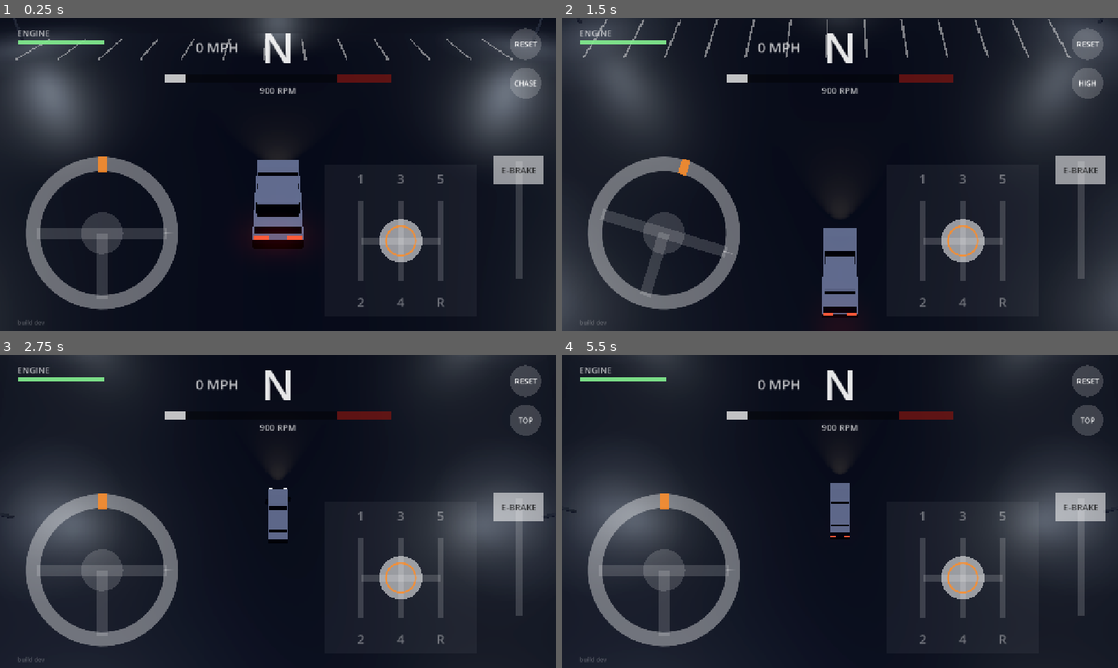
Above: before the commit, frames 1-4 (two rows, left to right).
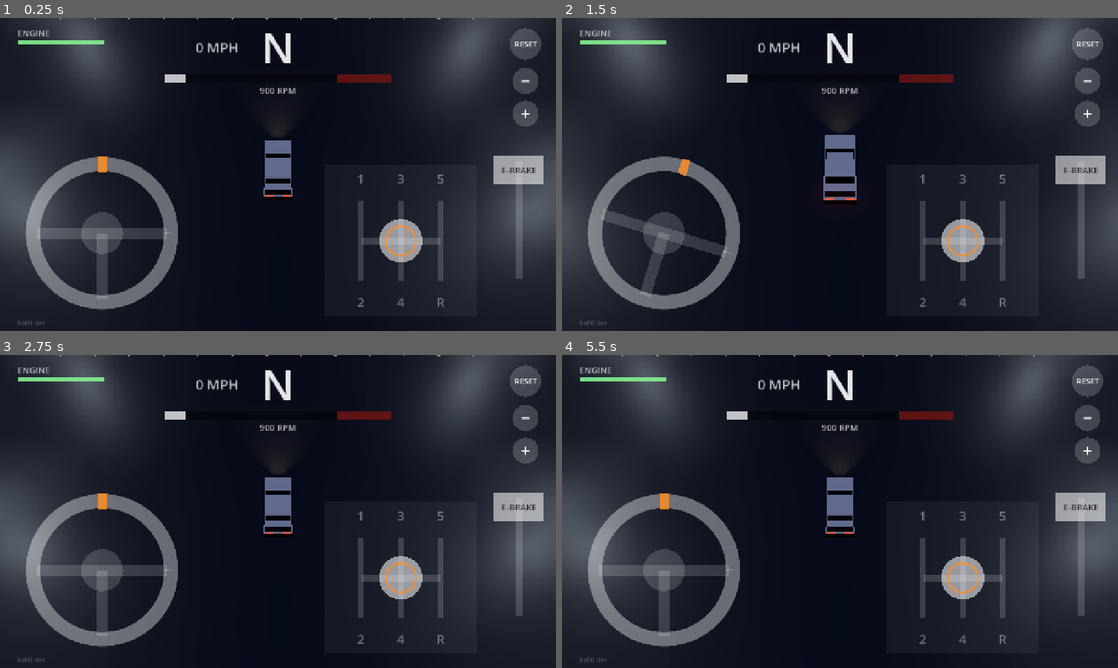
Above: after the commit, the same moments.

Repository: StoneColdOS/stick-drift
Game: Godot game, scene res://scenes/main.tscn
Two runs of this game, one before a commit and one after it. Both use one fixed random seed, a clock stepped at 60 frames per second and the inputs below.
Inputs (mouse positions are in pixels of both pictures, inside the frame that each line leads up to):
- Up to frame 1 (0.25 s): no input
- Up to frame 2 (1.5 s): tap Enter (reset) at 0.5 s; move the mouse to (962, 158) at 0.52 s; hold D (steer_right) 0.53-1.25 s; tap C (camera, bound only before the commit) at 0.6 s; click (962, 158) at 0.67 s; tap = (zoom_in, bound only after the commit) at 0.8 s; drag from (728, 190) to (812, 237) at 1.27 s
- Up to frame 3 (2.75 s): move the mouse to (333, 442) at 2.02 s; hold D (steer_right) from 2.03 s (still down); tap - (zoom_out, bound only after the commit) at 2.1 s; click (333, 442) at 2.17 s; tap C (camera, bound only before the commit) at 2.3 s
- Up to frame 4 (5.5 s): release D (steer_right) at 2.75 s; drag from (812, 574) to (673, 464) at 2.77 s; tap Enter (reset) at 3.5, 4.15, 5 s; move the mouse to (1006, 558) at 3.52 s; hold A (steer_left) 3.53-4.25 s; tap N (gear_n) at 3.6 s; click (1006, 558) at 3.67 s; tap - (zoom_out, bound only after the commit) at 3.8 s; drag from (673, 464) to (756, 433) at 4.27 s; move the mouse to (867, 511) at 5.02 s; hold Space (ebrake) from 5.03 s (still down); tap = (zoom_in, bound only after the commit) at 5.1 s; click (867, 511) at 5.17 s

The runs differ from the first frame. In frame 1, 21% of the frame differs, in the area x 0-100%, y 0-79%; in frame 2, 10%; in frame 3, 9.8%; in frame 4, 11%.

Commit message:
Higher Over the Hill-style camera with pinch and button zoom; fix black smoke blob
- One camera that blends from close (44°) to far and nearly top-down (68°)
- Pinch on empty screen, -/+ buttons, mouse wheel, gamepad Y/X; zoom is saved
- Idle smoke particles were drawing as black quads under the car
  (billboard without keep_scale); fixed, and smoke now scales properly

Co-Authored-By: Claude Opus 5.5 <noreply@anthropic.com>
Claude-Session: https://claude.ai/code/session_01X5D3N9oUK59uFhYSHv3wU5

Diff:
--- a/scripts/car_model.gd
+++ b/scripts/car_model.gd
@@ -64,7 +64,7 @@
 	beam.shadow_enabled = false
 	add_child(beam)
 
-	var smoke := Color(0.78, 0.78, 0.82, 0.3)
+	var smoke := Color(0.8, 0.8, 0.84, 0.35)
 	tire_smoke.append(_smoke(Vector3(-0.8, 0.3, -car.rear_axle), smoke, 2.2))
 	tire_smoke.append(_smoke(Vector3(0.8, 0.3, -car.rear_axle), smoke, 2.2))
 	engine_smoke = _smoke(Vector3(0, 1.0, -1.6), Color(0.22, 0.22, 0.24, 0.55), 1.6)
@@ -103,6 +103,7 @@
 	m.shading_mode = BaseMaterial3D.SHADING_MODE_UNSHADED
 	m.transparency = BaseMaterial3D.TRANSPARENCY_ALPHA
 	m.billboard_mode = BaseMaterial3D.BILLBOARD_PARTICLES
+	m.billboard_keep_scale = true  # without this, idle particles render as full-size black quads
 	m.vertex_color_use_as_albedo = true
 	m.albedo_texture = Util.soft_circle()
 	quad.material = m
@@ -114,15 +115,18 @@
 	p.initial_velocity_min = 0.3
 	p.initial_velocity_max = 1.2
 	p.gravity = Vector3(0, 0.3, 0)
-	p.scale_amount_min = 0.6
-	p.scale_amount_max = 1.0
+	p.scale_amount_min = 1.2
+	p.scale_amount_max = 2.0
 	var grow := Curve.new()
 	grow.add_point(Vector2(0, 0.5))
 	grow.add_point(Vector2(1, 1))
 	p.scale_amount_curve = grow
+	p.color = color
 	var fade := Gradient.new()
-	fade.set_color(0, color)
-	fade.set_color(1, Color(color.r, color.g, color.b, 0.0))
+	fade.set_offset(0, 0.0)
+	fade.set_offset(1, 1.0)
+	fade.set_color(0, Color(1, 1, 1, 1))
+	fade.set_color(1, Color(1, 1, 1, 0))
 	p.color_ramp = fade
 	return p
 
--- a/scripts/chase_camera.gd
+++ b/scripts/chase_camera.gd
@@ -1,38 +1,48 @@
 extends Camera3D
-## Chase cam with a few angles (the CAM button cycles them). It turns toward where the car is
-## *going* (its velocity), so in a drift you see the car swing sideways while the road ahead
-## stays in view. The car sits low on screen so most of the view is road ahead.
+## High third-person chase cam (think Over the Hill) with smooth zoom.
+## zoom 0 = close and a little lower, zoom 1 = far and nearly top-down. Pinch, the +/- buttons,
+## the mouse wheel or the gamepad's Y/X change it, and it's remembered between sessions.
+## It turns toward where the car is *going* (its velocity), so in a drift you see the car swing
+## sideways while the road ahead stays in view.
 
-const VIEWS := [
-	{"name": "CHASE", "pitch": 36.0, "distance": 16.0, "ahead": 0.3, "max_ahead": 7.0, "lift": 3.0, "rotate": true},
-	{"name": "HIGH", "pitch": 55.0, "distance": 22.0, "ahead": 0.5, "max_ahead": 12.0, "lift": 6.0, "rotate": true},
-	{"name": "TOP", "pitch": 80.0, "distance": 30.0, "ahead": 0.45, "max_ahead": 12.0, "lift": 0.0, "rotate": false},
-]
+const SAVE_PATH := "user://camera.cfg"
+const CLOSE := {"pitch": 44.0, "distance": 13.0}
+const FAR := {"pitch": 68.0, "distance": 42.0}
 
 var car  ## car.gd
-var view := 0
-var speed_zoom := 0.12
+var zoom := 0.45                 ## 0..1
+var look_ahead := 0.35
+var max_look_ahead := 9.0
+var speed_zoom := 0.1
 var follow_sharpness := 6.0
 var yaw_sharpness := 2.6
 
+var _zoom_smooth := 0.45
 var _yaw := 0.0
 var _focus := Vector3.ZERO
 
 
 func _ready() -> void:
-	fov = 45.0
+	fov = 42.0
 	near = 0.3
-	far = 300.0
+	far = 400.0
+	var cfg := ConfigFile.new()
+	if cfg.load(SAVE_PATH) == OK:
+		zoom = clampf(cfg.get_value("camera", "zoom", zoom), 0.0, 1.0)
+	_zoom_smooth = zoom
 	if car:
 		snap()
 
 
-func view_name() -> String:
-	return VIEWS[view].name
+## Positive = zoom out (farther, higher).
+func zoom_by(amount: float) -> void:
+	zoom = clampf(zoom + amount, 0.0, 1.0)
 
 
-func cycle() -> void:
-	view = (view + 1) % VIEWS.size()
+func save() -> void:
+	var cfg := ConfigFile.new()
+	cfg.set_value("camera", "zoom", zoom)
+	cfg.save(SAVE_PATH)
 
 
 func snap() -> void:
@@ -44,28 +54,23 @@
 func _process(dt: float) -> void:
 	if car == null:
 		return
-	var cfg: Dictionary = VIEWS[view]
+	_zoom_smooth = lerpf(_zoom_smooth, zoom, 1.0 - exp(-10.0 * dt))
 	var v: Vector3 = car.linear_velocity
 	v.y = 0.0
 
-	# Aim ahead of the car: along its velocity, plus a fixed lift in the direction we're facing,
-	# so the car sits in the lower part of the screen.
-	var heading := Vector3(-sin(_yaw), 0.0, -cos(_yaw))
-	var ahead: Vector3 = (v * float(cfg.ahead)).limit_length(cfg.max_ahead) + heading * float(cfg.lift)
+	var ahead := (v * look_ahead).limit_length(max_look_ahead)
 	_focus = _focus.lerp(car.global_position + ahead, 1.0 - exp(-follow_sharpness * dt))
 
-	if cfg.rotate:
-		var target_yaw: float = car.global_rotation.y
-		if v.length() > 3.0 and car.forward_speed > 0.0:
-			target_yaw = atan2(-v.x, -v.z)
-		_yaw = lerp_angle(_yaw, target_yaw, 1.0 - exp(-yaw_sharpness * dt))
-	else:
-		_yaw = lerp_angle(_yaw, 0.0, 1.0 - exp(-yaw_sharpness * dt))
+	var target_yaw: float = car.global_rotation.y
+	if v.length() > 3.0 and car.forward_speed > 0.0:
+		target_yaw = atan2(-v.x, -v.z)
+	_yaw = lerp_angle(_yaw, target_yaw, 1.0 - exp(-yaw_sharpness * dt))
 	_place(v.length())
 
 
 func _place(spd: float) -> void:
-	var cfg: Dictionary = VIEWS[view]
-	var b := Basis.from_euler(Vector3(deg_to_rad(-float(cfg.pitch)), _yaw, 0.0))
-	var d: float = float(cfg.distance) + spd * speed_zoom
+	var z := _zoom_smooth
+	var pitch := lerpf(CLOSE.pitch, FAR.pitch, z)
+	var d := lerpf(CLOSE.distance, FAR.distance, z) + spd * speed_zoom
+	var b := Basis.from_euler(Vector3(deg_to_rad(-pitch), _yaw, 0.0))
 	global_transform = Transform3D(b, _focus + b.z * d)
--- a/scripts/main.gd
+++ b/scripts/main.gd
@@ -3,8 +3,9 @@
 ## the touch controls and the HUD.
 ##
 ## Keyboard (for testing on the Mac): A/D or arrows steer, 1-5 gears, N or 0 neutral, R reverse,
-## Space e-brake, Enter reset. You can also click and drag the on-screen controls with the mouse.
-## Gamepad (Thor): left stick steers, R1/L1 shift up/down, B or L2 e-brake, Start resets.
+## Space e-brake, Enter reset, - and = zoom (or the mouse wheel). You can also drag the on-screen
+## controls with the mouse.
+## Gamepad (Thor): left stick steers, R1/L1 shift up/down, B or L2 e-brake, Y/X zoom, Start resets.
 
 const CarScript := preload("res://scripts/car.gd")
 const CarModel := preload("res://scripts/car_model.gd")
@@ -93,7 +94,7 @@
 	env.ambient_light_energy = 1.0
 	env.fog_enabled = true
 	env.fog_light_color = NIGHT_SKY
-	env.fog_density = 0.006
+	env.fog_density = 0.004
 	env.glow_enabled = true
 	env.glow_intensity = 0.7
 	env.glow_bloom = 0.05
@@ -126,14 +127,29 @@
 		var i := SEQUENCE.find(input.gear)
 		i += 1 if Input.is_action_just_pressed("shift_up") else -1
 		touch.snap_to_gear(SEQUENCE[clampi(i, 0, SEQUENCE.size() - 1)])
-	if Input.is_action_just_pressed("camera"):
-		camera.cycle()
+	if Input.is_action_just_pressed("zoom_out"):
+		camera.zoom_by(0.15)
+		camera.save()
+	if Input.is_action_just_pressed("zoom_in"):
+		camera.zoom_by(-0.15)
+		camera.save()
 	if Input.is_action_just_pressed("reset"):
 		if car.motor.is_blown():
 			car.repair_engine()
 		else:
 			car.reset_to_spawn()
 			touch.snap_to_gear(0)
+
+
+func _unhandled_input(event: InputEvent) -> void:
+	# Mouse wheel zoom (for testing on the Mac).
+	if event is InputEventMouseButton and event.pressed:
+		if event.button_index == MOUSE_BUTTON_WHEEL_UP:
+			camera.zoom_by(-0.05)
+			camera.save()
+		elif event.button_index == MOUSE_BUTTON_WHEEL_DOWN:
+			camera.zoom_by(0.05)
+			camera.save()
 
 
 func _setup_actions() -> void:
@@ -145,7 +161,8 @@
 	_key("gear_n", [KEY_N, KEY_0])
 	_key("gear_r", [KEY_R])
 	_key("reset", [KEY_ENTER])
-	_key("camera", [KEY_C])
+	_key("zoom_out", [KEY_MINUS])
+	_key("zoom_in", [KEY_EQUAL])
 	_key("shift_up", [])
 	_key("shift_down", [])
 
@@ -156,7 +173,8 @@
 	_button("shift_up", JOY_BUTTON_RIGHT_SHOULDER)
 	_button("shift_down", JOY_BUTTON_LEFT_SHOULDER)
 	_button("reset", JOY_BUTTON_START)
-	_button("camera", JOY_BUTTON_Y)
+	_button("zoom_out", JOY_BUTTON_Y)
+	_button("zoom_in", JOY_BUTTON_X)
 
 
 func _ensure(action: String) -> void:
--- a/scripts/touch_controls.gd
+++ b/scripts/touch_controls.gd
@@ -3,7 +3,8 @@
 ##   Bottom-left:  steering wheel. Put a thumb on it and twist; let go and it spins back to center.
 ##   Bottom-right: H-pattern shifter. Drag the knob through the gate.
 ##   Far right:    e-brake lever. Pull it down; it springs back up.
-##   Top-right:    RESET. Center (when the engine's blown): NEW ENGINE.
+##   Top-right:    RESET, then zoom out (-) and in (+). Pinch anywhere empty to zoom too.
+##   Center (when the engine's blown): NEW ENGINE.
 ## Everything is semi-transparent white so the night scene shows through.
 
 const Gate := preload("res://scripts/shifter_gate.gd")
@@ -35,7 +36,9 @@
 var lever_x := 0.0
 var lever_top := 0.0
 var reset_pos := Vector2.ZERO
-var cam_pos := Vector2.ZERO
+var zoom_out_pos := Vector2.ZERO
+var zoom_in_pos := Vector2.ZERO
+var free_fingers := {}  ## fingers not on a control, for pinch zoom
 var engine_btn := Rect2()
 
 # Wheel
@@ -70,7 +73,8 @@
 	lever_top = s.y - 80 - LEVER_TRAVEL - 60
 	shifter_center = Vector2(s.x - 210 - UNIT * 1.6, s.y - 60 - UNIT * 1.6)
 	reset_pos = Vector2(s.x - 70, 60)
-	cam_pos = Vector2(s.x - 70, 150)
+	zoom_out_pos = Vector2(s.x - 70, 145)
+	zoom_in_pos = Vector2(s.x - 70, 220)
 	engine_btn = Rect2(s.x / 2 - 170, s.y / 2 + 40, 340, 80)
 	queue_redraw()
 
@@ -97,9 +101,10 @@
 	if car and car.motor.is_blown() and engine_btn.has_point(pos):
 		car.repair_engine()
 		return
-	if pos.distance_to(cam_pos) < 45:
+	if pos.distance_to(zoom_out_pos) < 38 or pos.distance_to(zoom_in_pos) < 38:
 		if camera:
-			camera.cycle()
+			camera.zoom_by(0.15 if pos.distance_to(zoom_out_pos) < 38 else -0.15)
+			camera.save()
 		return
 	if pos.distance_to(reset_pos) < 45:
 		if car:
@@ -121,6 +126,7 @@
 		knob_grab = knob - local
 		knob_target = knob
 		return
+	free_fingers[finger] = pos
 
 
 func _drag(finger: int, pos: Vector2) -> void:
@@ -133,9 +139,23 @@
 		knob_target = Gate.project(_to_gate(pos) + knob_grab)
 	elif finger == lever_finger:
 		lever = clampf(lever_start + (pos.y - lever_start_y) / LEVER_TRAVEL, 0.0, 1.0)
+	elif free_fingers.has(finger):
+		if free_fingers.size() == 2 and camera:
+			var other: Vector2
+			for f in free_fingers:
+				if f != finger:
+					other = free_fingers[f]
+			var before := other.distance_to(free_fingers[finger])
+			var after := other.distance_to(pos)
+			camera.zoom_by((before - after) / 350.0)  # pinch in = zoom out, spread = zoom in
+		free_fingers[finger] = pos
 
 
 func _up(finger: int) -> void:
+	if free_fingers.has(finger):
+		free_fingers.erase(finger)
+		if camera:
+			camera.save()
 	if finger == wheel_finger:
 		wheel_finger = -1
 	elif finger == lever_finger:
@@ -223,10 +243,10 @@
 	draw_circle(reset_pos, 36, Color(1, 1, 1, 0.18))
 	draw_string(font, reset_pos + Vector2(-36, 7), "RESET", HORIZONTAL_ALIGNMENT_CENTER, 72, 18, Color.WHITE)
 
-	# Camera
-	draw_circle(cam_pos, 36, Color(1, 1, 1, 0.18))
-	var cam_label: String = camera.view_name() if camera else "CAM"
-	draw_string(font, cam_pos + Vector2(-36, 7), cam_label, HORIZONTAL_ALIGNMENT_CENTER, 72, 16, Color.WHITE)
+	# Zoom
+	for b in [[zoom_out_pos, "−"], [zoom_in_pos, "+"]]:
+		draw_circle(b[0], 30, Color(1, 1, 1, 0.18))
+		draw_string(font, b[0] + Vector2(-30, 12), b[1], HORIZONTAL_ALIGNMENT_CENTER, 60, 34, Color.WHITE)
 
 	# New engine button (only when blown; the HUD draws the panel behind it)
 	if car and car.motor.is_blown():
Binary file changed: docs/screenshots/drift.png
Binary file changed: docs/screenshots/parked.png
